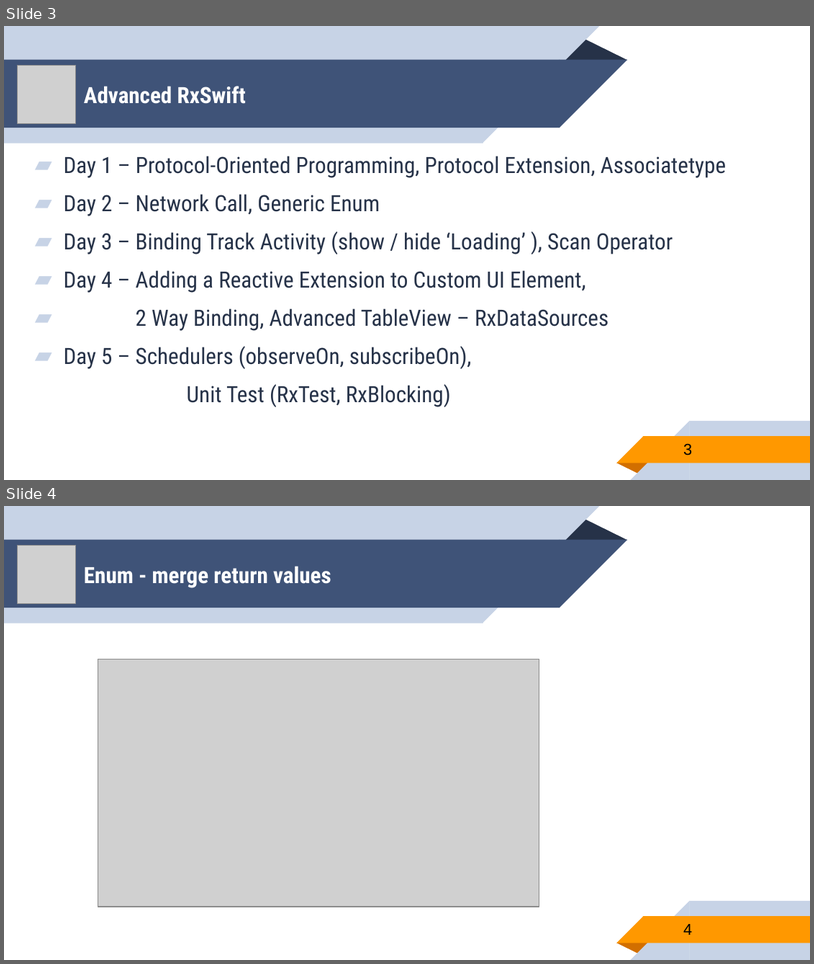
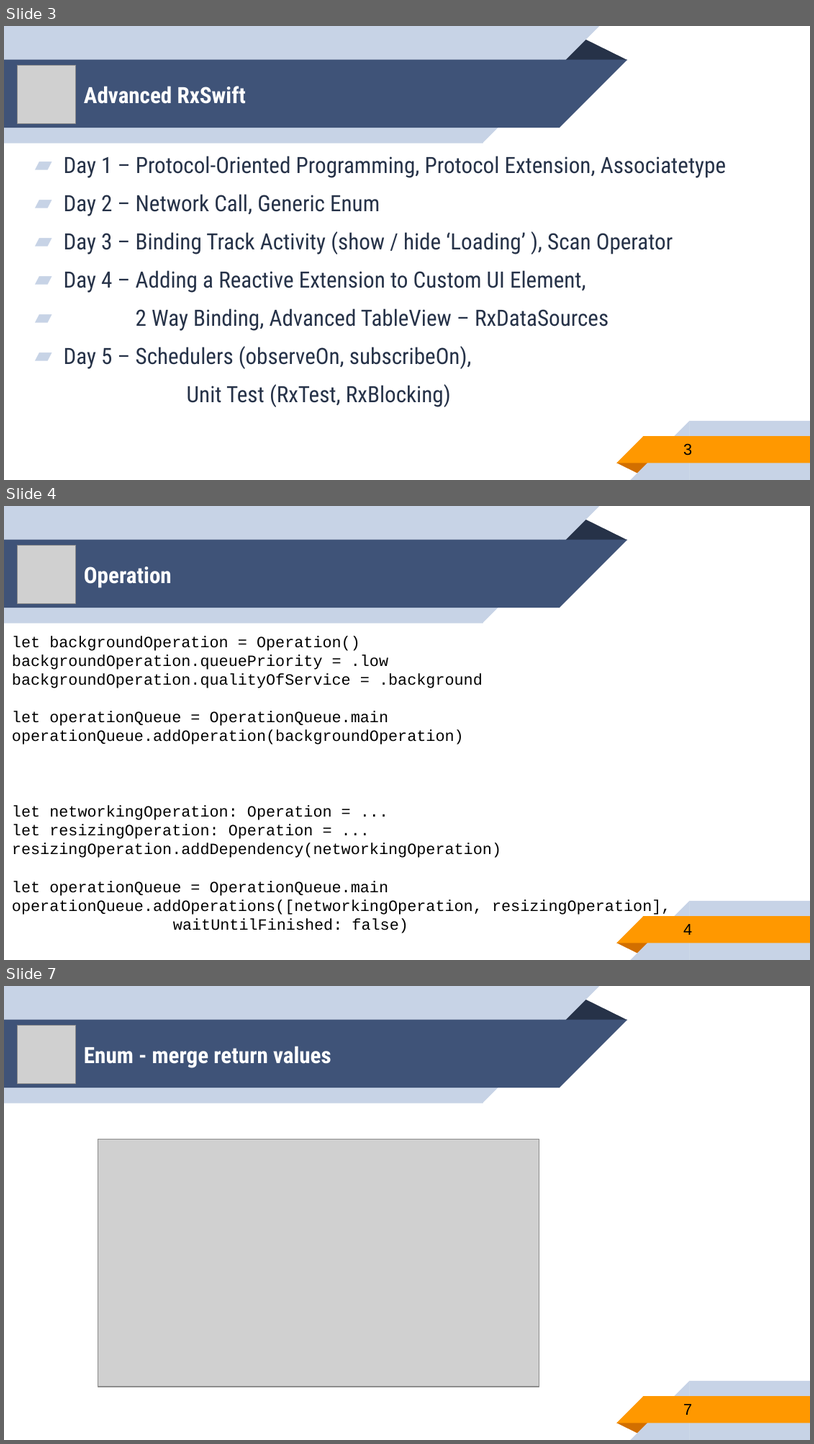
Before and after one commit to younghwankim/RxSwiftClass, a slide deck: RxSwiftBasics/day4/RxSwiftBasics4.pptx. Shown one above the other, each under a label of ours: slides 3 and 4 before the commit, slides 3, 4 and 7 after it; the slides between them are not shown. The pictures are 814x964 and 814x1444 pixels, drawn with LibreOffice and Linux fonts; fonts in the diff are those of the drawing; grey boxes stand for pictures. Boxes give left, top, right and bottom in pixels: in the first picture for what was removed or moved away, otherwise in the second. Text is boxed around its words. In the diff, an @@ line names an element or a change of style, - is before the commit and + after.

Commit message:
Add dispatchgroup and operation

```diff
--- a/RxSwiftBasics/day4/RxSwiftBasics4.pptx
+++ b/RxSwiftBasics/day4/RxSwiftBasics4.pptx
@@ slide 4 added at (4, 506, 810, 960), background #FFFFFF; not listed: 10 template elements that a slide beside it also shows @@
@@ picture added at (18, 545, 77, 604) @@
@@ title added at (84, 566, 172, 588), 20 pt, text #FFFFFF, bold @@
+Operation
@@ text added at (12, 636, 671, 933), 14 pt, text #000000 @@
+let backgroundOperation = Operation()
+backgroundOperation.queuePriority = .low
+backgroundOperation.qualityOfService = .background
+let operationQueue = OperationQueue.main
+operationQueue.addOperation(backgroundOperation)
+let networkingOperation: Operation = ...
+let resizingOperation: Operation = ...
+resizingOperation.addDependency(networkingOperation)
+let operationQueue = OperationQueue.main
+operationQueue.addOperations([networkingOperation, resizingOperation],
+waitUntilFinished: false)
@@ page number added at (684, 924, 692, 934), 14 pt, text #000000 @@
+4
@@ what was slide 4 is now slide 7 @@
@@ page number at (684, 1404, 692, 1414): text changed @@
-4
+7
```
Also in this commit, not shown: 2 other slides added, 1 other file.
